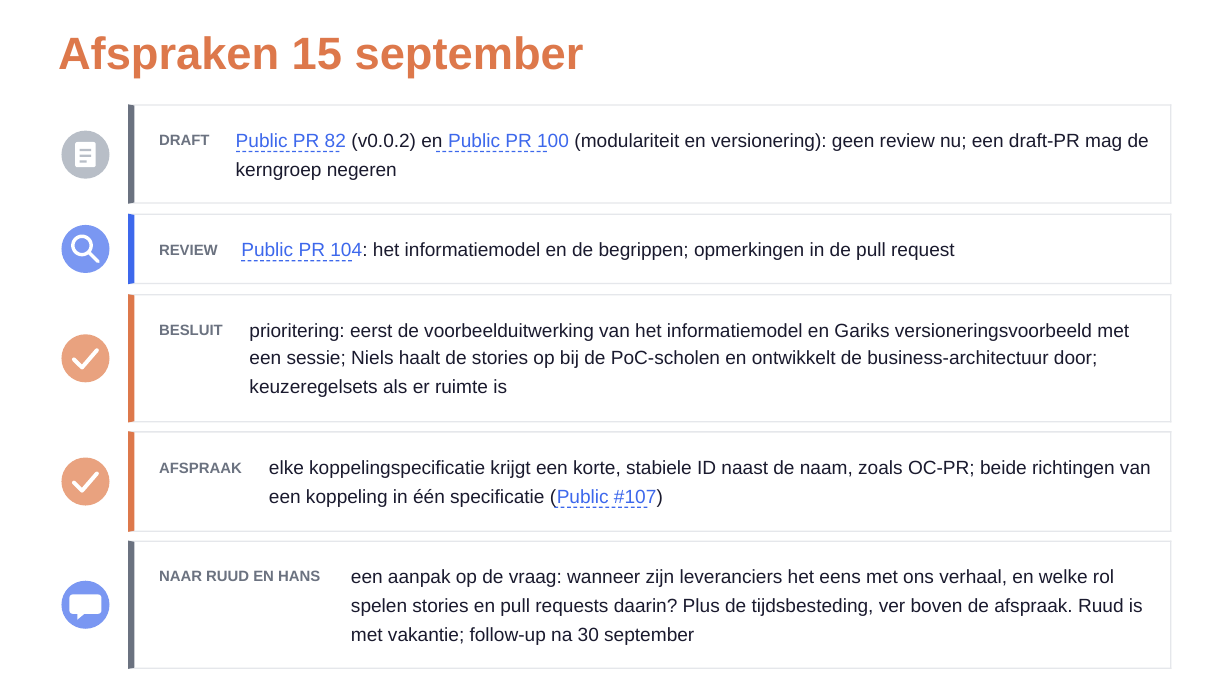
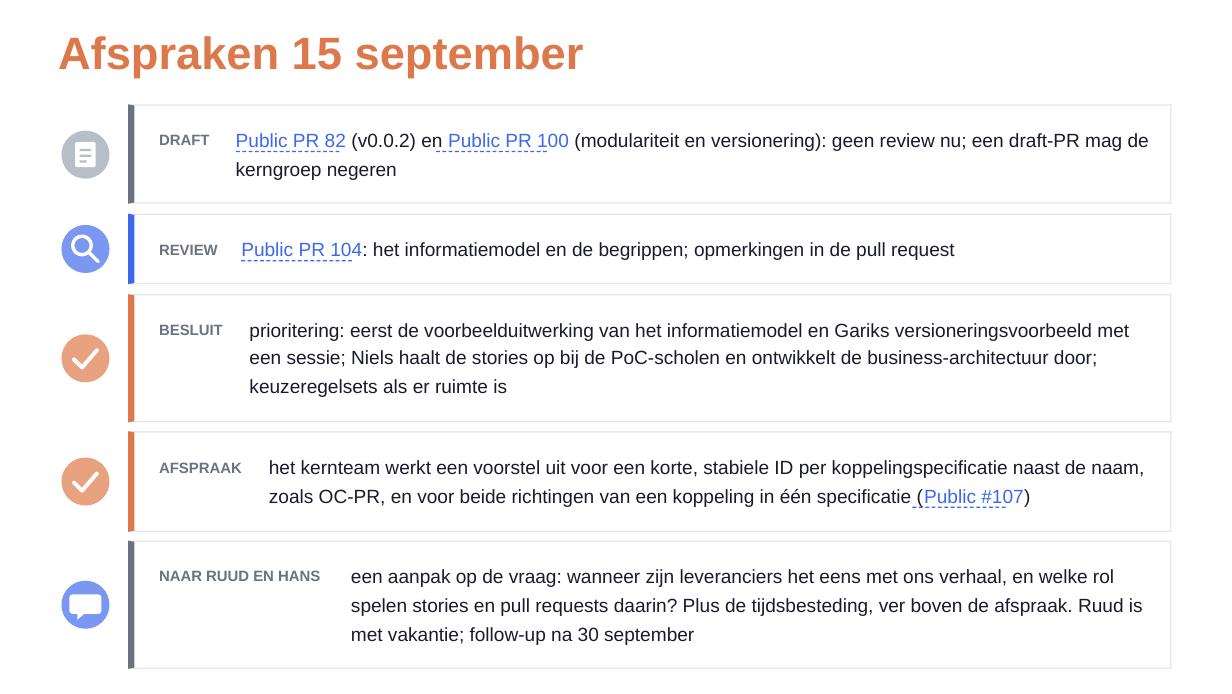
Before and after one commit to Npuls-OKx/meta, a slide deck: slide 39 of presentaties/export/260915_kerngroep_techniek_afspraken/260915_kerngroep_techniek_afspraken.pptx. Drawn at 1232x694 pixels with LibreOffice and Linux fonts; fonts in the diff are those of the drawing; background and template pictures are left out. Boxes give left, top, right and bottom in pixels: in the first picture for what was removed or moved away, otherwise in the second. Text is boxed around its words. In the diff, an @@ line names an element or a change of style, - is before the commit and + after.

```diff
--- a/presentaties/export/260915_kerngroep_techniek_afspraken/260915_kerngroep_techniek_afspraken.pptx
+++ b/presentaties/export/260915_kerngroep_techniek_afspraken/260915_kerngroep_techniek_afspraken.pptx
@@ text at [269, 460, 1144, 478]: text changed @@
-elke koppelingspeciﬁcatie krijgt een korte, stabiele ID naast de naam, zoals OC-PR; beide richtingen van
+het kernteam werkt een voorstel uit voor een korte, stabiele ID per koppelingspeciﬁcatie naast de naam,
@@ text at [269, 489, 1030, 507]: text changed @@
-een koppeling in één speciﬁcatie (Public #107)
+zoals OC-PR, en voor beide richtingen van een koppeling in één speciﬁcatie (Public #107)
@@ freeform shape: place and size @@
-freeform shape at [554, 507, 647, 508]
+freeform shape at [912, 507, 1005, 508]
```
Also in this commit, not shown: 2 other files.
